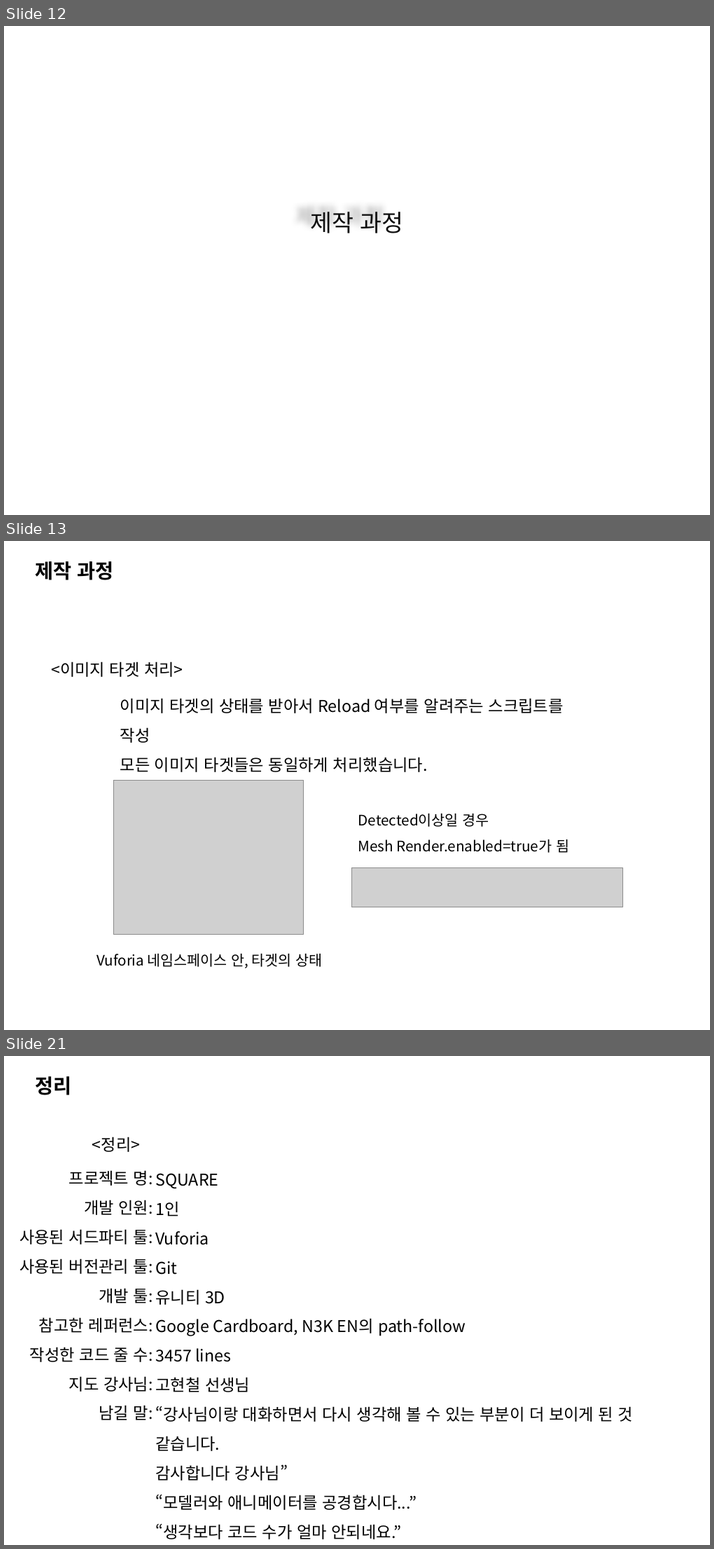
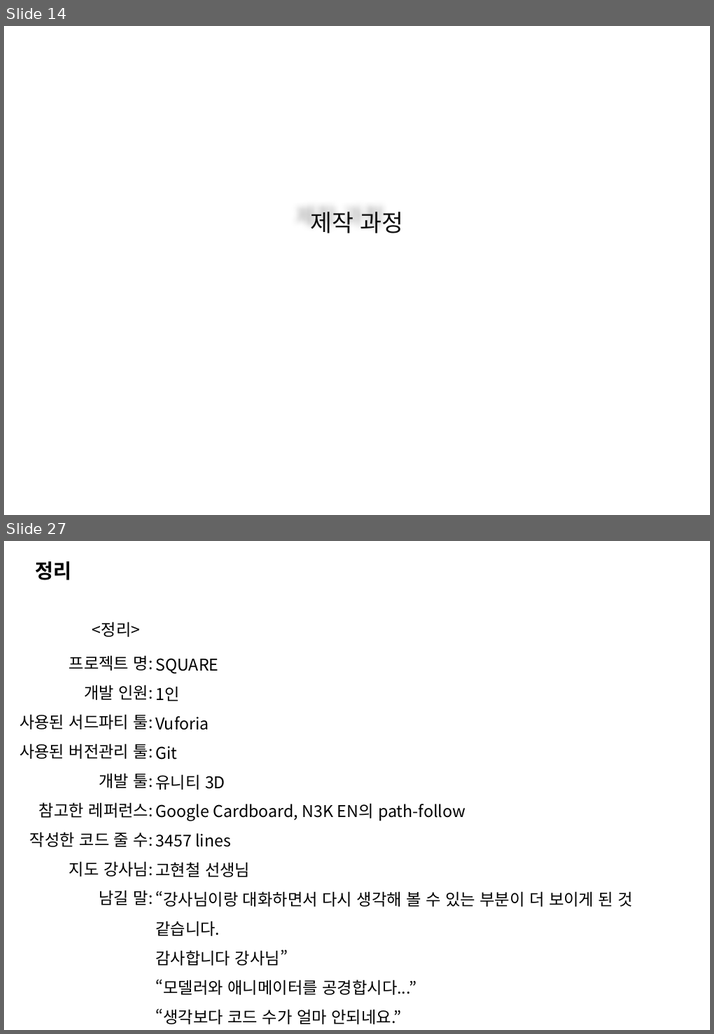
Before and after one commit to Hanghyeon/SQUARE, a slide deck: User_OtherFiles/포폴 발표 준비/2017_NCIA.pptx. Shown one above the other, each under a label of ours: slides 12, 13 and 21 before the commit, slides 14 and 27 after it; the slides between them are not shown. The pictures are 714x1549 and 714x1034 pixels, drawn with LibreOffice and Linux fonts; fonts in the diff are those of the drawing; grey boxes stand for pictures; background and template pictures are left out. Boxes give left, top, right and bottom in pixels: in the first picture for what was removed or moved away, otherwise in the second. Text is boxed around its words. In the diff, an @@ line names an element or a change of style, - is before the commit and + after.

```diff
--- a/User_OtherFiles/포폴 발표 준비/2017_NCIA.pptx
+++ b/User_OtherFiles/포폴 발표 준비/2017_NCIA.pptx
@@ slide 13 removed at [4,541,710,1030], background picture (left out) @@
@@ title removed at [35,561,114,580] @@
-제작 과정
@@ text removed at [51,661,183,677] @@
-<이미지 타겟 처리>
@@ text removed at [120,698,563,772] @@
-이미지 타겟의 상태를 받아서 Reload 여부를 알려주는 스크립트를 작성
-모든 이미지 타겟들은 동일하게 처리했습니다.
@@ picture removed at [113,780,303,934] @@
@@ text removed at [358,813,569,853] @@
-Detected이상일 경우
-Mesh Render.enabled=true가 됨
@@ picture removed at [352,867,623,906] @@
@@ text removed at [96,953,322,968] @@
-Vuforia 네임스페이스 안, 타겟의 상태
@@ what was slide 12 is now slide 14 @@
@@ what was slide 21 is now slide 27 @@
```
Also in this commit, not shown: 5 slides changed, 11 slides added, 4 other slides removed.
